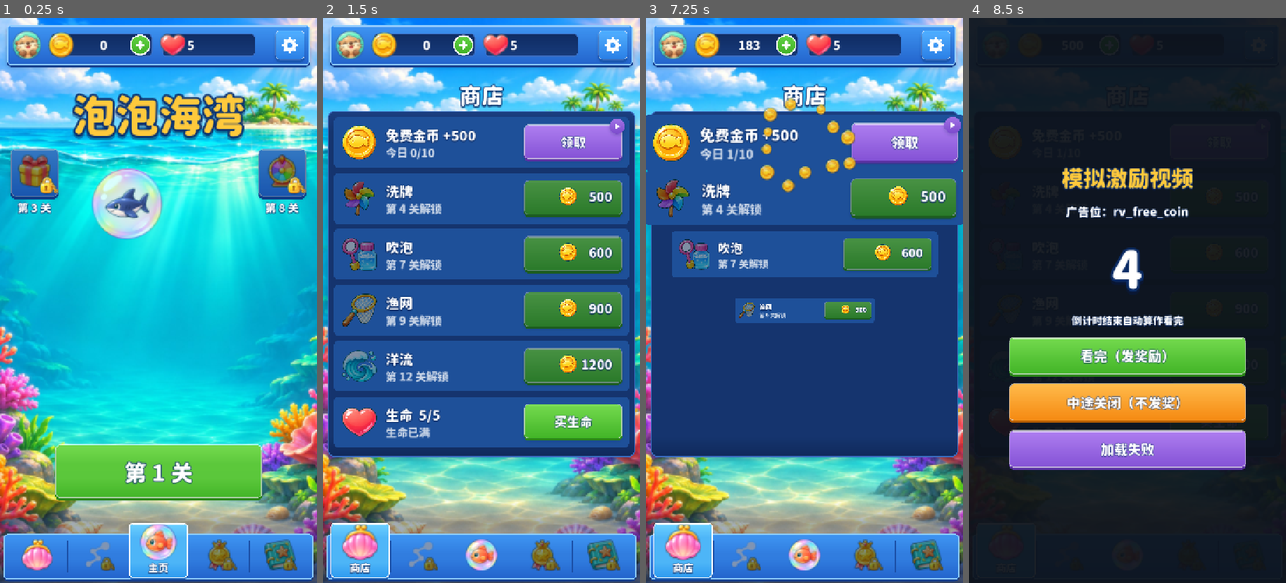
Above: before the commit, frames 1-4 (left to right).
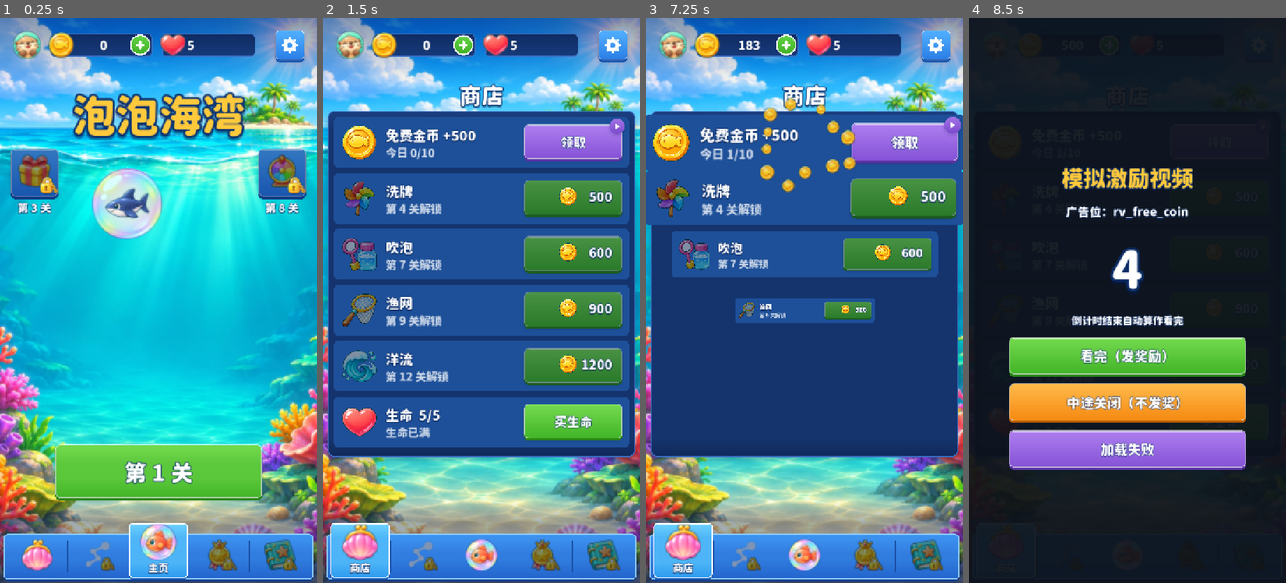
Above: after the commit, the same moments.

Repository: crazyniu/fishsort
Game: Godot game, scene res://scenes/main.tscn
Same seed, same stepped clock (60 frames per second), same inputs: the game is played once before the commit and once after it.
Inputs (mouse positions are in pixels of both pictures, inside the frame that each line leads up to):
- Up to frame 1 (0.25 s): no input
- Up to frame 2 (1.5 s): click (424, 46) at 0.5 s; click (424, 46) at 1.25 s
- Up to frame 3 (7.25 s): click "领取" at 2 s; click "买生命" at 2.75 s; click (674, 46) at 3.52 s; click (855, 46) at 4.27 s; click (934, 46) at 5.02 s; click (684, 549) at 5.77 s; click (744, 549) at 6.52 s
- Up to frame 4 (8.5 s): click "领取" at 7.25 s; click (1127, 549) at 8.02 s

The runs differ from the first frame. In frame 1, 5.3% of the frame differs, in the area x 0-100%, y 0-10%; in frame 2, 5.3%; in frame 3, 5.3%; in frame 4, less than 0.1%.

Commit message:
fix(ui): 图鉴稀有度页签点了不选中（页面重建把状态清零）；顶栏和图鉴顶部去掉整块底板改为悬浮
Co-Authored-By: Claude Sonnet 5.5 <noreply@anthropic.com>

Diff:
--- a/src/ui/collection_page.gd
+++ b/src/ui/collection_page.gd
@@ -3,51 +3,33 @@
 ## 图鉴页：60 张收藏卡按稀有度分档，木架鱼缸陈列。来源见 docs/01 §5.4。
 
 const RARITIES: Array[String] = ["common", "uncommon", "rare", "epic", "legend"]
-## 各稀有度页签选中时的字色
-const RARITY_COLORS: Array[Color] = [
-	UiKit.BLUE, UiKit.GREEN, UiKit.BLUE, UiKit.PURPLE, UiKit.ORANGE
+## 各稀有度页签选中时的底色（五档各一种颜色，一眼分得清）
+const RARITY_PIECES: Array[String] = [
+	"btn_blue", "btn_green", "btn_purple", "btn_red", "btn_orange"
 ]
+const TABS_Y := 18.0
+const TABS_H := 56.0
+const PROGRESS_Y := 90.0
+const LIST_TOP := 134.0
 
-var _rarity: int = 0
+## 选中的稀有度。页面每次重建都是新实例，状态放静态变量里才不会点了又弹回「普通」
+static var _rarity: int = 0
 
 
 func build() -> void:
 	# 深海底板托住整页内容，背景图只露在外圈
 	var deep_h: float = size.y - 14.0
 	add(UiKit.piece("deep"), Vector2(12, 4), Vector2(W - 24, deep_h))
-	# 稀有度分段页签：深色轨道，选中段是白色块
-	var seg_w: float = (W - 64 - 8) / RARITIES.size()
-	add(UiKit.piece("track"), Vector2(32, 20), Vector2(W - 64, 64))
-	for i: int in RARITIES.size():
-		var text: String = tr("UI_RARITY_" + RARITIES[i].to_upper())
-		var pos := Vector2(36 + i * seg_w, 24)
-		if i == _rarity:
-			var on := UiKit.piece("seg_on")
-			add(on, pos, Vector2(seg_w, 56))
-			Anim.bounce(on, 1.06, 0.2)
-			add(UiKit.text(text, 28, RARITY_COLORS[i].darkened(0.25)), pos, Vector2(seg_w, 56))
-		else:
-			add(UiKit.label(text, 26), pos, Vector2(seg_w, 56))
-			var hot := UiKit.hotspot(pos, Vector2(seg_w, 56))
-			hot.pressed.connect(_on_rarity.bind(i))
-			add_child(hot)
-	# 收集进度
+	_build_tabs()
 	var cards: Dictionary = Save.data["cards"]
 	var pool: Array = Config.species.filter(
 		func(sp: Dictionary) -> bool: return sp["rarity"] == RARITIES[_rarity]
 	)
 	var have: int = pool.filter(func(sp: Dictionary) -> bool: return cards.has(sp["id"])).size()
-	add(UiKit.piece("chip"), Vector2(32, 98), Vector2(W - 64, 36))
-	if have > 0:
-		var fill_w: float = maxf(36.0, (W - 64) * have / pool.size())
-		add(UiKit.piece("fill"), Vector2(32, 98), Vector2(fill_w, 36))
-	add(
-		UiKit.text(tr("UI_COLLECTED") % [have, pool.size()], 22, UiKit.INK),
-		Vector2(32, 98),
-		Vector2(W - 64, 36)
-	)
+	_build_progress(have, pool.size())
+
 	# 鱼缸一排三个摆在木架上，可上下滑动
-	var list_top: float = 146.0
+	var list_top: float = LIST_TOP
 	var list_h: float = deep_h - list_top - 4.0
 	var scroll := ScrollContainer.new()
 	scroll.horizontal_scroll_mode = ScrollContainer.SCROLL_MODE_DISABLED
@@ -94,6 +76,43 @@
 	inner.custom_minimum_size = Vector2(W - 24, ceili(pool.size() / 3.0) * row_h + 8)
 
 
+## 稀有度页签：不要深色轨道和白块，选中的是该档颜色的按钮，其余只是字
+func _build_tabs() -> void:
+	var seg_w: float = (W - 64.0) / RARITIES.size()
+	for i: int in RARITIES.size():
+		var text: String = tr("UI_RARITY_" + RARITIES[i].to_upper())
+		var pos := Vector2(32.0 + i * seg_w, TABS_Y)
+		var area := Vector2(seg_w, TABS_H)
+		if i == _rarity:
+			var on := UiKit.piece(RARITY_PIECES[i])
+			add(on, pos + Vector2(3, 0), area - Vector2(6, 0))
+			Anim.bounce(on, 1.06, 0.2)
+			add(UiKit.label(text, 26), pos, area)
+		else:
+			var l := UiKit.label(text, 24)
+			l.modulate = Color(1, 1, 1, 0.78)
+			add(l, pos, area)
+			var hot := UiKit.hotspot(pos, area)
+			hot.pressed.connect(_on_rarity.bind(i))
+			Anim.press_fx(hot)
+			add_child(hot)
+
+
+## 收集进度：左边文字，右边一条细进度条
+func _build_progress(have: int, total: int) -> void:
+	var bar_x: float = 270.0
+	var bar_w: float = W - 32.0 - bar_x
+	add(
+		UiKit.label(tr("UI_COLLECTED") % [have, total], 24),
+		Vector2(36, PROGRESS_Y),
+		Vector2(230, 32)
+	)
+	add(UiKit.piece("chip"), Vector2(bar_x, PROGRESS_Y + 4.0), Vector2(bar_w, 24))
+	if have > 0 and total > 0:
+		var fill_w: float = maxf(26.0, bar_w * have / total)
+		add(UiKit.piece("fill"), Vector2(bar_x, PROGRESS_Y + 4.0), Vector2(fill_w, 24))
+
+
 func _on_rarity(i: int) -> void:
 	_rarity = i
 	host.rebuild_page()
--- a/src/ui/home_screen.gd
+++ b/src/ui/home_screen.gd
@@ -138,7 +138,8 @@
 
 func _build_top() -> void:
 	var mid: float = BAR_Y + BAR_H / 2.0
-	_add(_stage, UiKit.piece("glass"), Vector2(16, BAR_Y), Vector2(W - 32, BAR_H))
+	# 没有整条底板：头像、金币、生命、设置各自悬浮，只在最上面垫一层淡渐变
+	_add(_stage, UiKit.top_scrim(W + 800, BAR_Y + BAR_H + 50.0), Vector2(-400, 0))
 	var info: Dictionary = model.profile()
 	var avatar := UiKit.icon(str(info["avatar"]), 68)
 	_add(_stage, avatar, Vector2(30, mid - 34))
@@ -191,8 +192,9 @@
 		return
 	if model.infinite_secs() > 0:
 		_life_icon.texture = UiKit.tex("res://assets/ui/heart_inf.png")
-		_life_label.text = "∞"
-		_life_timer.text = HomePopups._fmt_time(model.infinite_secs())
+		# 心形图标自带 ∞，数字位置直接显示剩余时间，不再重复写 ∞
+		_life_label.text = HomePopups._fmt_time(model.infinite_secs())
+		_life_timer.text = ""
 		return
 	_life_icon.texture = UiKit.tex("res://assets/ui/heart.png")
 	_life_label.text = str(mini(model.lives(), 99))
--- a/src/ui/level_route.gd
+++ b/src/ui/level_route.gd
@@ -80,20 +80,7 @@
 ## 顶部不放整条栏，让路线铺满屏幕：只有顶上一层很淡的渐变托底，
 ## 左上悬一个返回胶囊，右上悬一个重玩奖励胶囊。
 func _header(stage: Control) -> void:
-	var scrim := TextureRect.new()
-	var fade := Gradient.new()
-	fade.colors = PackedColorArray([Color(UiKit.NAVY, 0.5), Color(UiKit.NAVY, 0.0)])
-	var grad := GradientTexture2D.new()
-	grad.gradient = fade
-	grad.fill_from = Vector2(0, 0)
-	grad.fill_to = Vector2(0, 1)
-	grad.width = 8
-	grad.height = 64
-	scrim.texture = grad
-	scrim.expand_mode = TextureRect.EXPAND_IGNORE_SIZE
-	scrim.stretch_mode = TextureRect.STRETCH_SCALE
-	scrim.mouse_filter = Control.MOUSE_FILTER_IGNORE
-	HomePage.add_to(stage, scrim, Vector2(-400, 0), Vector2(W + 800, 170))
+	HomePage.add_to(stage, UiKit.top_scrim(W + 800, 170), Vector2(-400, 0))
 	var back := _pill(tr("H_BACK_ARROW"), 150.0)
 	HomePage.add_to(stage, back, Vector2(24, 26))
 	var hot := UiKit.hotspot(Vector2(-8, -8), Vector2(166, 88))
--- a/src/ui/ui_kit.gd
+++ b/src/ui/ui_kit.gd
@@ -103,6 +103,25 @@
 	return l
 
 
+## 顶部托底：一层从深蓝渐到透明的淡渐变，让悬浮在最上面的控件在任何背景上都看得清，自己不成为一条栏
+static func top_scrim(width: float, height: float, strength: float = 0.5) -> TextureRect:
+	var fade := Gradient.new()
+	fade.colors = PackedColorArray([Color(NAVY, strength), Color(NAVY, 0.0)])
+	var grad := GradientTexture2D.new()
+	grad.gradient = fade
+	grad.fill_from = Vector2(0, 0)
+	grad.fill_to = Vector2(0, 1)
+	grad.width = 8
+	grad.height = 64
+	var scrim := TextureRect.new()
+	scrim.texture = grad
+	scrim.expand_mode = TextureRect.EXPAND_IGNORE_SIZE
+	scrim.stretch_mode = TextureRect.STRETCH_SCALE
+	scrim.mouse_filter = Control.MOUSE_FILTER_IGNORE
+	scrim.size = Vector2(width, height)
+	return scrim
+
+
 ## 数字胶囊：深色凹槽 + 左侧图标 + 数字，三者垂直居中。返回 { box, label }
 static func capsule(icon_path: String, width: float, height: float = 56.0) -> Dictionary:
 	var box := Control.new()
